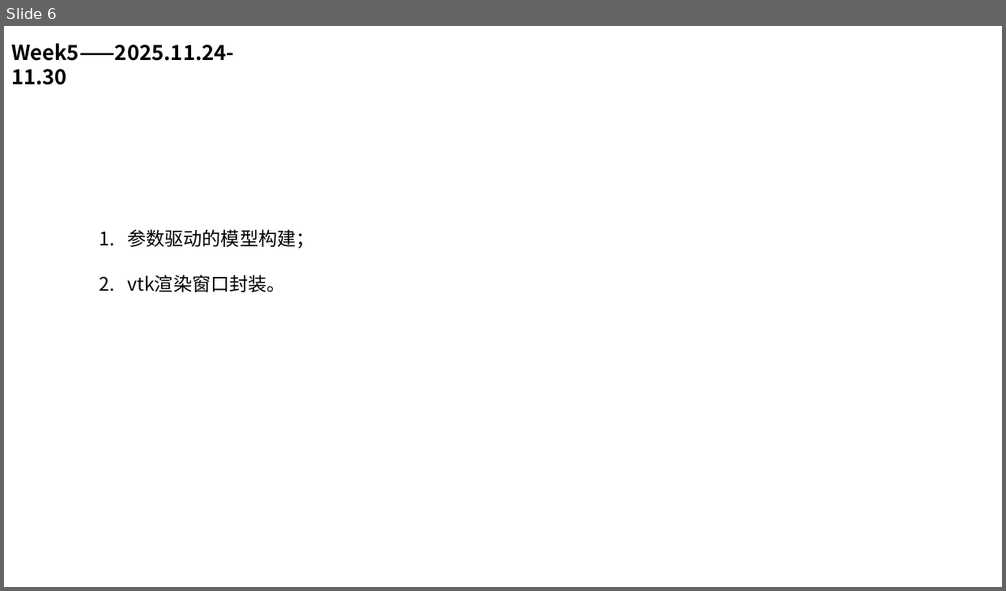
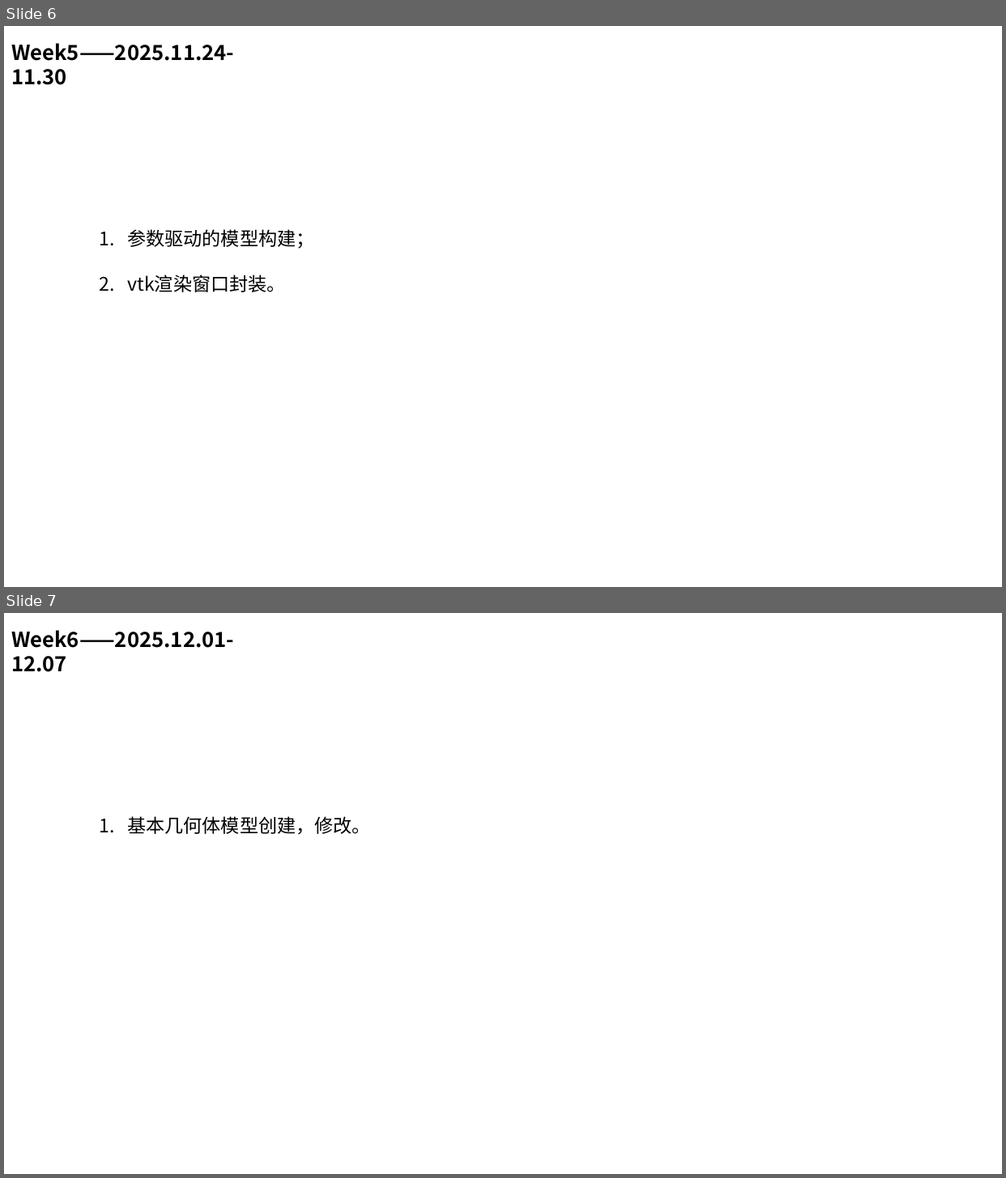
Before and after one commit to Kinvy66/freecaeworkbench, a slide deck: docs/开发进度.pptx. Shown one above the other, each under a label of ours: slide 6 before the commit, slides 6 and 7 after it. The pictures are 1006x591 and 1006x1178 pixels, drawn with LibreOffice and Linux fonts; fonts in the diff are those of the drawing. Boxes give left, top, right and bottom in pixels: in the first picture for what was removed or moved away, otherwise in the second. Text is boxed around its words. In the diff, an @@ line names an element or a change of style, - is before the commit and + after.

```diff
--- a/docs/开发进度.pptx
+++ b/docs/开发进度.pptx
@@ slide 7 added at bbox=[4, 613, 1002, 1174], background #FFFFFF @@
@@ text added at bbox=[11, 630, 234, 672], 20 pt, text #000000, bold @@
+Week6——2025.12.01-12.07
@@ text added at bbox=[127, 816, 370, 835], 18 pt, text #000000 @@
+1. 基本几何体模型创建，修改。
```
Also in this commit, not shown: 27 other files.
